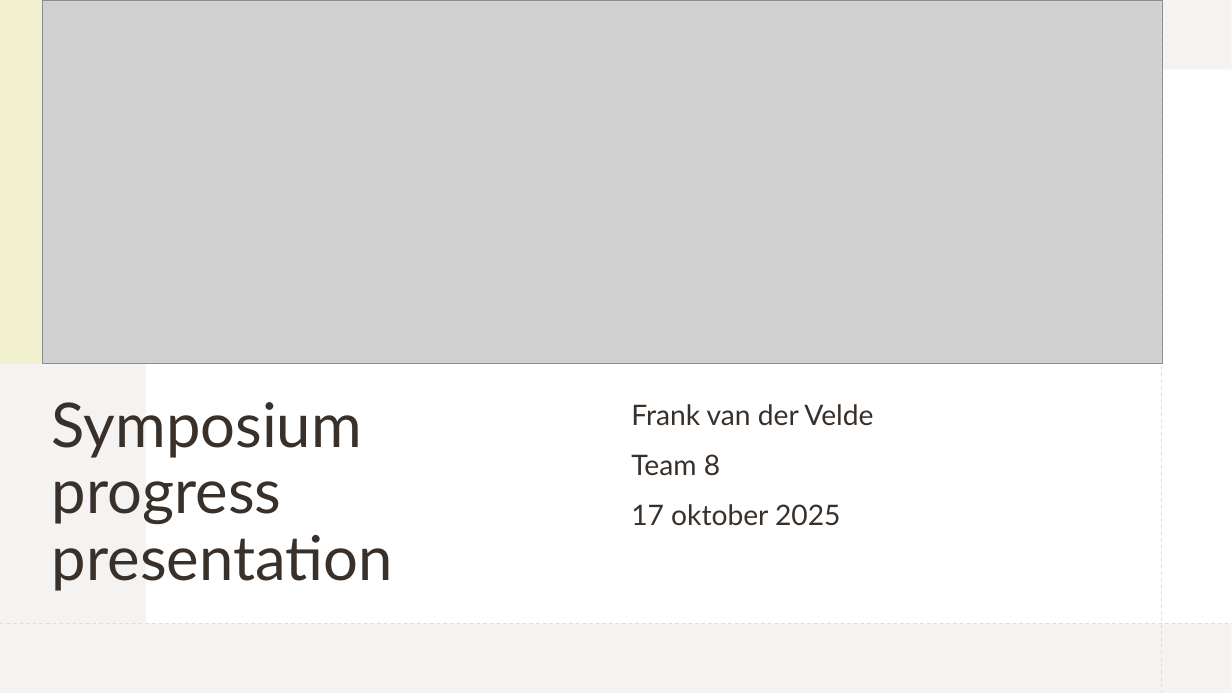
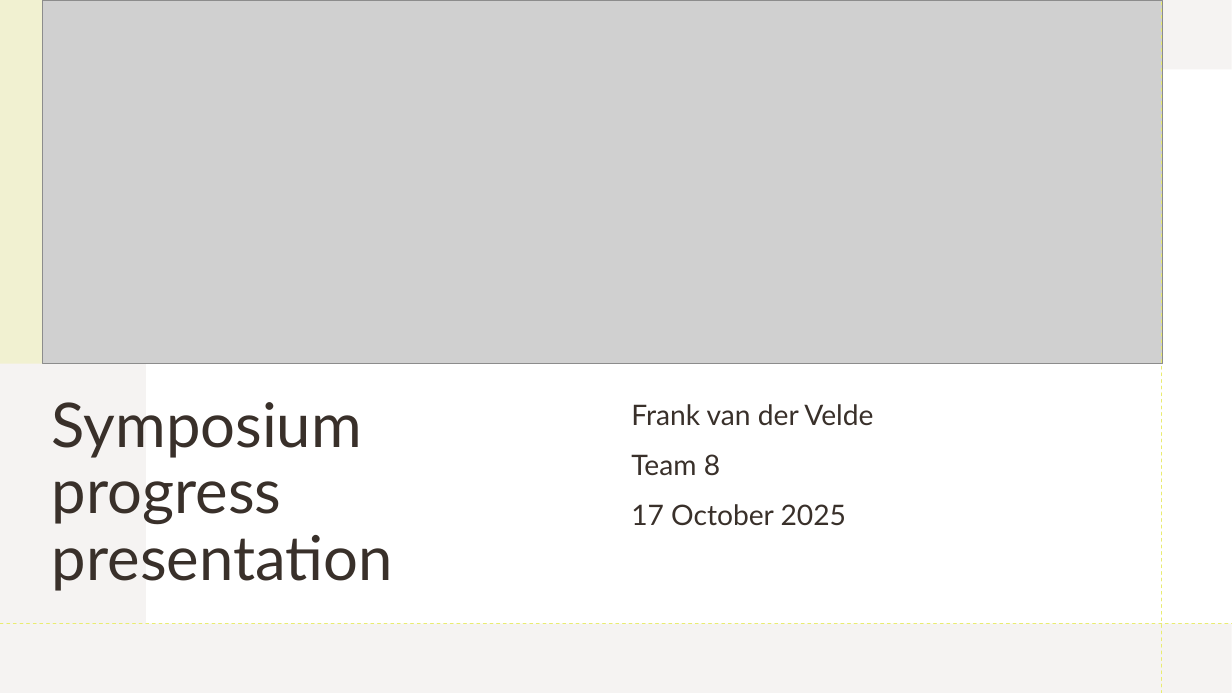
Before and after one commit to FrankVanDerVelde/master_applied-artificial_intelligence, a slide deck: slide 1 of symposium/symposium presentation.pptx. Drawn at 1232x693 pixels with LibreOffice and Linux fonts; fonts in the diff are those of the drawing; grey boxes stand for pictures. Boxes give left, top, right and bottom in pixels: in the first picture for what was removed or moved away, otherwise in the second. Text is boxed around its words. In the diff, an @@ line names an element or a change of style, - is before the commit and + after.

Commit message:
Update symposium presentation

```diff
--- a/symposium/symposium presentation.pptx
+++ b/symposium/symposium presentation.pptx
@@ subtitle at <box>631,504,846,526</box>: text changed @@
-17 oktober 2025
+17 October 2025
```
Also in this commit, not shown: 10 other slides changed.
